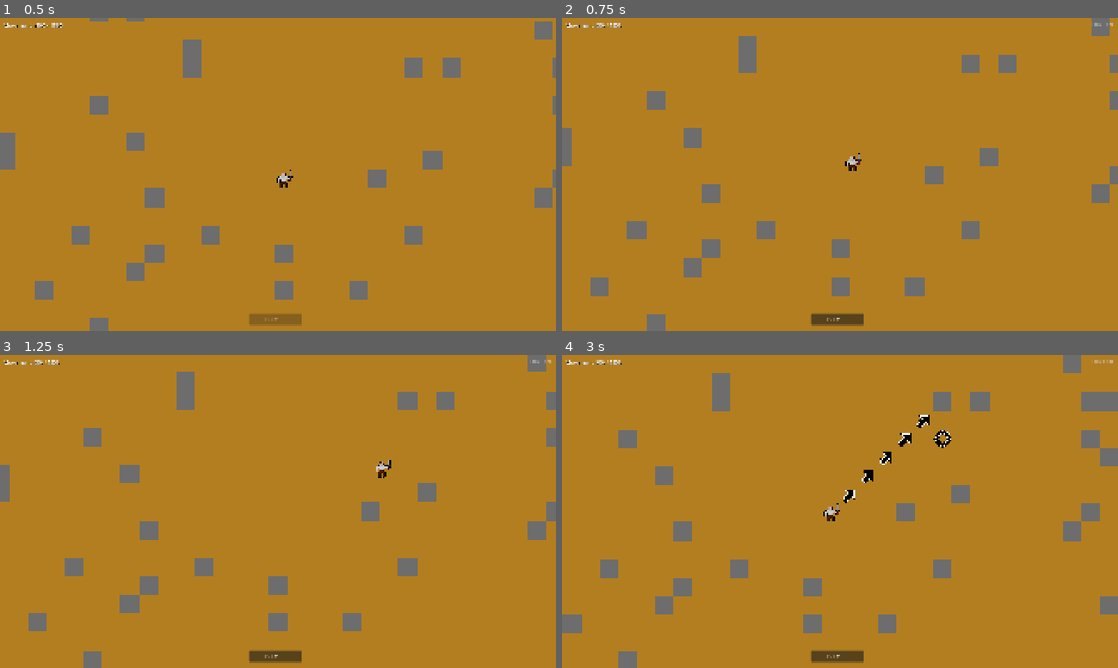
Above: before the commit, frames 1-4 (two rows, left to right).
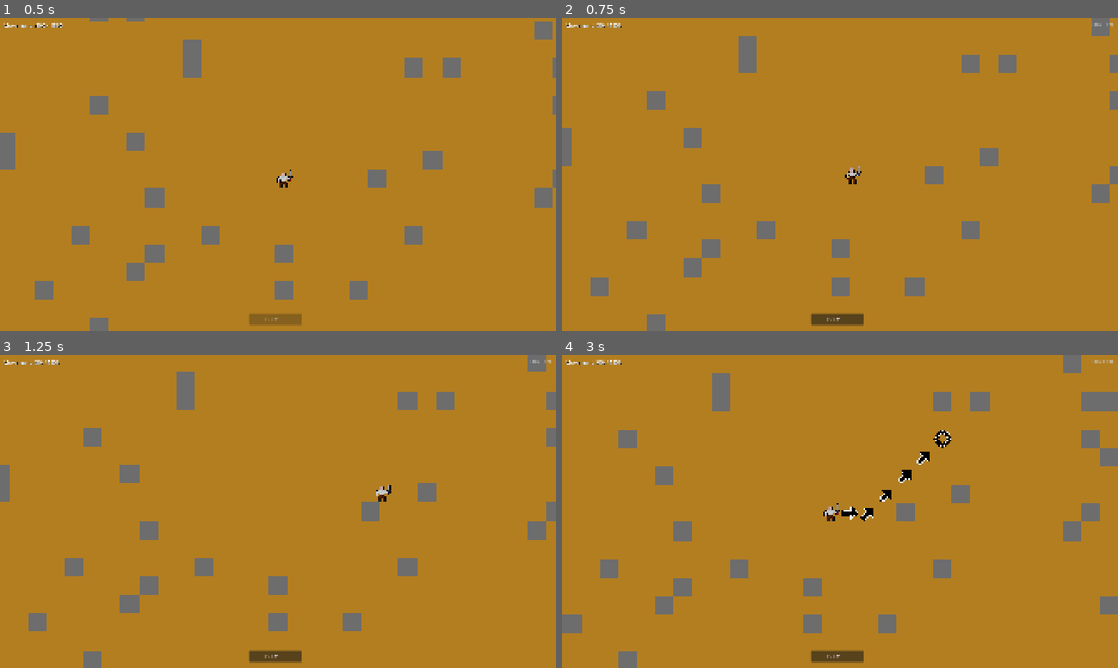
Above: after the commit, the same moments.

Repository: Grayger26/hexagon
Game: Godot game, scene res://scenes/adventure_map/AdventureMap.tscn
Same seed, same stepped clock (60 frames per second), same inputs: the game is played once before the commit and once after it. This scene is started directly instead of the project's main scene.
Inputs (mouse positions are in pixels of both pictures, inside the frame that each line leads up to):
- Up to frame 1 (0.5 s): no input
- Up to frame 2 (0.75 s): tap Enter at 0.5 s; move the mouse to (962, 158) at 0.52 s; hold D from 0.53 s (still down); click (962, 158) at 0.67 s
- Up to frame 3 (1.25 s): keep holding D
- Up to frame 4 (3 s): release D at 1.25 s; click "End Turn" at 1.25 s; drag from (728, 527) to (812, 574) at 2.02 s; move the mouse to (895, 442) at 2.77 s; hold D from 2.78 s (still down)

Frame 1 is identical in both runs. In frame 2, 0.2% of the frame differs, in the area x 50-54%, y 43-54%; in frame 3, 0.2%; in frame 4, 0.7%, in the area x 50-67%, y 19-54%.

Commit message:
pathfinding updated

Diff:
--- a/scenes/adventure_map/AdventureMap.tscn
+++ b/scenes/adventure_map/AdventureMap.tscn
@@ -1,6 +1,6 @@
 [gd_scene format=3 uid="uid://dvqhs6qttqkmg"]
 
-[ext_resource type="Script" path="res://scripts/adventure_map/AdventureMap.gd" id="1"]
+[ext_resource type="Script" uid="uid://cr2kb5x731iq1" path="res://scripts/adventure_map/AdventureMap.gd" id="1"]
 
-[node name="AdventureMap" type="Node2D"]
+[node name="AdventureMap" type="Node2D" unique_id=589049631]
 script = ExtResource("1")
--- a/scripts/adventure_map/AdventureMap.gd
+++ b/scripts/adventure_map/AdventureMap.gd
@@ -343,20 +343,24 @@
 
 
 func _draw_path_arrows(path: Array[Vector2i]) -> void:
-	var prev: Vector2i = player_tile
-	for i: int in range(path.size()):
+	## Draw arrows pointing FORWARD along the path.
+	## Each tile (except the last) shows the direction to the NEXT tile.
+	## The last tile shows the target marker.
+	var n: int = path.size()
+	for i: int in range(n):
 		var curr: Vector2i = path[i]
-		var diff: Vector2i = Vector2i(curr.x - prev.x, curr.y - prev.y)
 
 		var atlas_coord: Vector2i
-		if i == path.size() - 1:
-			# Last tile in the reachable path — show target marker
+		if i == n - 1:
+			# Last tile — show target marker
 			atlas_coord = SquareGrid.DIRECTION_ARROW_ATLAS[Vector2i(0, 0)]
 		else:
+			# Arrow points toward the next tile in the path
+			var nxt: Vector2i = path[i + 1]
+			var diff: Vector2i = Vector2i(nxt.x - curr.x, nxt.y - curr.y)
 			atlas_coord = SquareGrid.DIRECTION_ARROW_ATLAS.get(diff, Vector2i(1, 1))
 
 		_path_layer.set_cell(curr, SRC_ARROW, atlas_coord)
-		prev = curr
 
 
 # ── CLICK — MOVEMENT ─────────────────────────────────────────────────────────────
--- a/scripts/adventure_map/SquareGrid.gd
+++ b/scripts/adventure_map/SquareGrid.gd
@@ -9,14 +9,17 @@
 const TILE_SIZE: int = 32
 
 ## All 8 movement directions: cardinal + diagonal.
+## Cardinal directions listed first so straight-line paths are preferred
+## over zigzag paths when A* f-values are tied (common with Chebyshev heuristic
+## on a uniform-cost 8-dir grid).
 const DIRECTIONS_MOVE: Array[Vector2i] = [
 	Vector2i( 0, -1),  ## N
+	Vector2i( 1,  0),  ## E
+	Vector2i( 0,  1),  ## S
+	Vector2i(-1,  0),  ## W
 	Vector2i( 1, -1),  ## NE
-	Vector2i( 1,  0),  ## E
 	Vector2i( 1,  1),  ## SE
-	Vector2i( 0,  1),  ## S
 	Vector2i(-1,  1),  ## SW
-	Vector2i(-1,  0),  ## W
 	Vector2i(-1, -1),  ## NW
 ]
 
@@ -35,6 +38,9 @@
 ]
 
 ## Atlas coordinates for each 8-direction vector in path_arrows.png (3x3 grid).
+## Layout: row 0 = NW / N / NE, row 1 = W / + / E, row 2 = SW / S / SE.
+## Each arrow's arrowhead is at the corner matching its atlas position;
+## the shaft extends toward the opposite corner.
 const DIRECTION_ARROW_ATLAS: Dictionary = {
 	Vector2i(-1, -1): Vector2i(0, 0),  ## NW
 	Vector2i( 0, -1): Vector2i(1, 0),  ## N
Not shown, added: docs/development/Project_State.md
Not shown, added: docs/development/Session_Handoff.md
